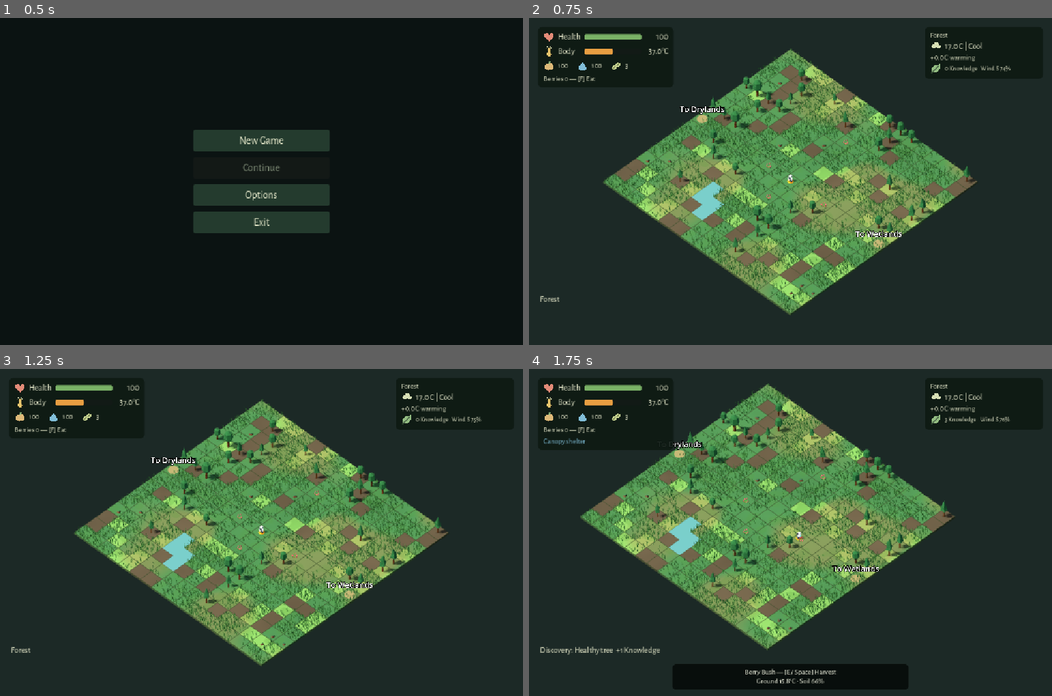
Above: before the commit, frames 1-4 (two rows, left to right).
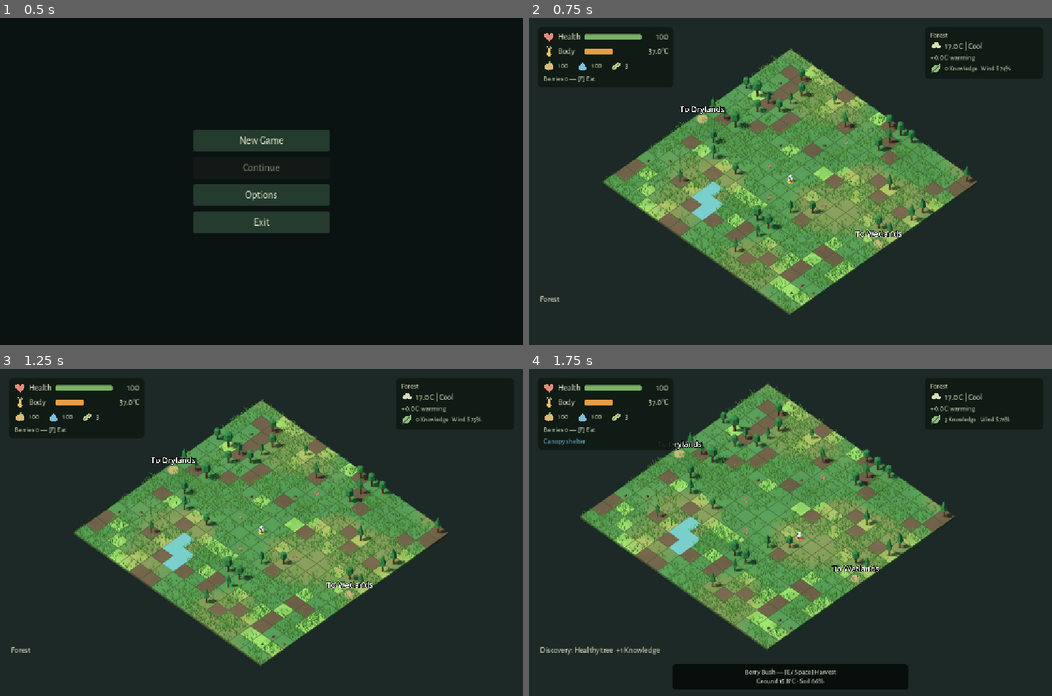
Above: after the commit, the same moments.

Repository: emir-masinovic/gameup-2026-nihilists
Game: Godot game, scene res://features/menus/main_menu.tscn
Same seed, same stepped clock (60 frames per second), same inputs: the game is played once before the commit and once after it.
Inputs (mouse positions are in pixels of both pictures, inside the frame that each line leads up to):
- Up to frame 1 (0.5 s): no input
- Up to frame 2 (0.75 s): click "New Game" at 0.5 s
- Up to frame 3 (1.25 s): no input
- Up to frame 4 (1.75 s): tap Enter (ui_accept) at 1.25, 1.52 s; move the mouse to (905, 516) at 1.27 s; hold D (move_east) from 1.28 s (still down); hold F (eat) from 1.28 s (still down); click (905, 516) at 1.42 s; tap E (interact) at 1.55 s

Frame 1 is identical in both runs. In frame 2, 2.9% of the frame differs, in the area x 14-84%, y 9-90%; in frame 3, 2.9%; in frame 4, 2.9%, in the area x 9-79%, y 4-85%.

Commit message:
style: soften grass blades and add optional wind streaks

Diff:
--- a/features/levels/forest/ecosystem_effects.gd
+++ b/features/levels/forest/ecosystem_effects.gd
@@ -3,6 +3,9 @@
 var rain: MultiMeshInstance3D
 var rain_material: ShaderMaterial
 var fire_material: ShaderMaterial
+var wind_streaks: MultiMeshInstance3D
+var wind_material: ShaderMaterial
+var wind_streaks_enabled = false
 
 func configure(grid: RefCounted, world_seed: int, material: ShaderMaterial):
 	fire_material = material
@@ -44,6 +47,7 @@
 	rain.material_override = rain_material
 	rain.visible = false
 	add_child(rain)
+	_configure_wind(world_seed)
 
 func update_state(grid: RefCounted, weather: String):
 	var count = 0
@@ -58,3 +62,72 @@
 func update_clock(seconds: float):
 	if rain_material != null:
 		rain_material.set_shader_parameter("rain_time", seconds)
+
+
+# Six reusable ribbons, animated entirely on the GPU. No particle nodes.
+func _configure_wind(world_seed: int):
+	wind_streaks_enabled = OS.get_cmdline_user_args().has("--wind-streaks")
+	wind_streaks = MultiMeshInstance3D.new()
+	wind_streaks.name = "WindStreaks"
+	wind_streaks.cast_shadow = GeometryInstance3D.SHADOW_CASTING_SETTING_OFF
+	var mesh = SurfaceTool.new()
+	mesh.begin(Mesh.PRIMITIVE_TRIANGLES)
+	for segment in range(8):
+		var a = float(segment)/8.0
+		var b = float(segment+1)/8.0
+		for vertex in [Vector2(a,-1),Vector2(a,1),Vector2(b,1),Vector2(a,-1),Vector2(b,1),Vector2(b,-1)]:
+			mesh.set_uv(Vector2(vertex.x,(vertex.y+1.0)*0.5))
+			mesh.add_vertex(Vector3((vertex.x-0.5)*3.0,sin(vertex.x*PI)*0.22+vertex.y*0.012,0))
+	wind_streaks.multimesh = MultiMesh.new()
+	wind_streaks.multimesh.transform_format = MultiMesh.TRANSFORM_3D
+	wind_streaks.multimesh.use_custom_data = true
+	wind_streaks.multimesh.mesh = mesh.commit()
+	wind_streaks.multimesh.instance_count = 6
+	var rng = RandomNumberGenerator.new()
+	rng.seed = world_seed ^ 0x51A17
+	for i in range(6):
+		wind_streaks.multimesh.set_instance_transform(i,Transform3D(Basis.IDENTITY,Vector3(rng.randf_range(-12,12),rng.randf_range(1.8,3.0),rng.randf_range(-12,12))))
+		wind_streaks.multimesh.set_instance_custom_data(i,Color(rng.randf(),0,0,1))
+	wind_material = ShaderMaterial.new()
+	var shader = Shader.new()
+	shader.code = """shader_type spatial;
+render_mode unshaded, cull_disabled, depth_draw_never;
+uniform vec2 wind_direction=vec2(0.8,0.6);
+uniform float wind_time=0.0;
+uniform float wind_strength=0.0;
+uniform vec2 player_position=vec2(0.0);
+uniform vec2 shelter_origin=vec2(-16.0);
+uniform vec4 wind_exposure[73];
+varying float visibility;
+void vertex(){
+ float phase=fract(wind_time/7.0+INSTANCE_CUSTOM.r);
+ vec2 travel=wind_direction*(phase-0.5)*10.0;
+ vec2 center=MODEL_MATRIX[3].xz+travel;
+ ivec2 cell=ivec2(floor((center-shelter_origin)/2.0+vec2(0.5)));
+ int index=clamp(cell.y*17+cell.x,0,288);
+ float exposure=wind_exposure[index/4][index%4];
+ float inside=step(0.0,float(cell.x))*step(0.0,float(cell.y))*step(float(cell.x),16.0)*step(float(cell.y),16.0);
+ visibility=pow(sin(phase*3.14159265),2.0)*smoothstep(0.55,0.85,wind_strength)*exposure*inside*smoothstep(1.5,3.0,distance(center,player_position));
+ VERTEX.xz=wind_direction*VERTEX.x+travel;
+}
+void fragment(){
+ ALBEDO=vec3(0.9,0.96,1.0);
+ ALPHA=0.2*visibility*sin(UV.x*3.14159265);
+}
+"""
+	wind_material.shader = shader
+	wind_streaks.material_override = wind_material
+	wind_streaks.custom_aabb = AABB(Vector3(-21,0,-21),Vector3(42,5,42))
+	add_child(wind_streaks)
+
+func update_wind(state: Dictionary, player_position: Vector3):
+	wind_streaks.visible = wind_streaks_enabled and state.strength > 0.55
+	if not wind_streaks_enabled: return
+	wind_material.set_shader_parameter("wind_direction",state.direction)
+	wind_material.set_shader_parameter("wind_strength",state.strength)
+	wind_material.set_shader_parameter("wind_time",state.time)
+	wind_material.set_shader_parameter("player_position",Vector2(player_position.x,player_position.z))
+
+func set_wind_shelter(values: PackedVector4Array, origin: Vector3):
+	wind_material.set_shader_parameter("wind_exposure",values)
+	wind_material.set_shader_parameter("shelter_origin",Vector2(origin.x,origin.z))
--- a/features/levels/forest/forest_level.gd
+++ b/features/levels/forest/forest_level.gd
@@ -378,6 +378,7 @@
 		var exposure = climate.wind_exposure_map(regions.elapsed)
 		var origin = grid.world_position(Vector2i.ZERO)
 		ground_cover.set_shelter(exposure,origin)
+		effects.set_wind_shelter(exposure,origin)
 		preload("res://features/levels/forest/nature/nature_tree.gd").set_shelter(exposure,origin)
 	if forage_visuals != null:
 		forage_visuals.update_state(grid)
@@ -829,3 +830,4 @@
 	if ground_cover != null: ground_cover.set_wind(state)
 	preload("res://features/levels/forest/nature/nature_tree.gd").set_wind(state)
 	if hud != null: hud.set_wind(state)
+	if effects != null: effects.update_wind(state,$GridPlayer.global_position)
--- a/features/levels/forest/nature/ground_cover.gd
+++ b/features/levels/forest/nature/ground_cover.gd
@@ -72,6 +72,7 @@
 	renderer.multimesh.instance_count = indices.size()
 	renderer.material_override = source.material.duplicate()
 	renderer.material_override.set_shader_parameter("instance_health", true)
+	renderer.material_override.set_shader_parameter("blade_grass",not shrubs)
 	renderer.material_override.set_shader_parameter("sway",0.045 if shrubs else 0.24)
 	renderer.material_override.set_shader_parameter("wind_height",0.3 if shrubs else 0.5)
 	renderer.cast_shadow = GeometryInstance3D.SHADOW_CASTING_SETTING_OFF
@@ -223,18 +224,26 @@
 	var mesh = SurfaceTool.new()
 	mesh.begin(Mesh.PRIMITIVE_TRIANGLES)
 	for blade in range(3):
-		var direction = Vector3(cos(blade*2.094),0,sin(blade*2.094))
+		var angle = [0.12,2.2,4.48][blade]
+		var direction = Vector3(cos(angle),0,sin(angle))
 		var side = direction.cross(Vector3.UP)
+		mesh.set_color(Color(direction.x*0.5+0.5,direction.z*0.5+0.5,float(blade)/2.0,1))
+		var bend = [0.24,0.18,0.29][blade]
+		var width = [0.045,0.04,0.05][blade]
 		for segment in range(3):
 			var t0 = float(segment)/3.0
 			var t1 = float(segment+1)/3.0
-			var start = Vector3.UP*t0*0.5+direction*t0*t0*0.13
-			var end = Vector3.UP*t1*0.5+direction*t1*t1*0.13
-			var a = side*(1.0-t0)*0.045
-			var b = side*(1.0-t1)*0.045
-			for point in [start-a,start+a,end+b,start-a,end+b,end-b]:
-				mesh.set_normal(direction)
-				mesh.add_vertex(point)
+			var vertices = [Vector2(t0,-1),Vector2(t0,1),Vector2(t1,1)]
+			if segment < 2: vertices.append_array([Vector2(t0,-1),Vector2(t1,1),Vector2(t1,-1)])
+			for vertex in vertices:
+				var t: float = vertex.x
+				var center = Vector3.UP*t*0.5+direction*(0.03*t+bend*t*t)
+				var tangent = (Vector3.UP*0.5+direction*(0.03+2.0*bend*t)).normalized()
+				var face = side.cross(tangent).normalized()
+				# Rounded cross-blade normals with an upward sky-light bias.
+				mesh.set_normal((face*0.45+Vector3.UP*0.7+side*vertex.y*0.35).normalized())
+				mesh.set_uv(Vector2((vertex.y+1.0)*0.5,t))
+				mesh.add_vertex(center+side*vertex.y*pow(1.0-t,0.9)*width)
 	return mesh.commit()
 
 func set_wind(state: Dictionary):
--- a/features/levels/forest/nature/shader_foliage.gdshader
+++ b/features/levels/forest/nature/shader_foliage.gdshader
@@ -5,6 +5,8 @@
 uniform float canopy_density = 1.0;
 varying vec3 leaf_position;
 uniform bool instance_health = false;
+uniform bool blade_grass = false;
+varying float blade_height;
 varying float vitality;
 uniform float sway = 0.025;
 uniform float wind_height = 1.6;
@@ -15,18 +17,23 @@
 uniform vec4 wind_exposure[73];
 uniform vec2 shelter_origin = vec2(-16.0);
 void vertex() {
+    blade_height = UV.y;
     vitality = INSTANCE_CUSTOM.r;
     leaf_position = VERTEX;
     vec3 world = MODEL_MATRIX[3].xyz;
     float height = clamp(VERTEX.y / wind_height, 0.0, 1.0);
     float vigor = instance_health ? (0.3 + vitality * 0.7) : 1.0;
+    if (blade_grass) {
+        float lean = fract(INSTANCE_CUSTOM.g*13.17+COLOR.b*0.371)-0.5;
+        VERTEX.xz += (COLOR.rg*2.0-1.0)*lean*0.06*height*height;
+    }
     if (instance_health) { VERTEX.y *= 0.4 + vitality * 0.6; }
     // A shared travelling field, with only a small seeded local phase offset.
     float phase = instance_health ? INSTANCE_CUSTOM.g * 0.45 : 0.0;
     float along_wind = dot(world.xz, wind_direction);
     float wave = sin(wind_time * 1.65 - along_wind * 0.44 + phase);
     float gust = 0.75 + 0.25 * sin(wind_time * 0.43 - along_wind * 0.1);
-    vec3 direction = vec3(wind_direction.x, 0.0, wind_direction.y);
+    vec3 direction = vec3(wind_direction.x,0.0,wind_direction.y);
     vec3 local_direction = vec3(dot(normalize(MODEL_MATRIX[0].xyz), direction), 0.0,
                                 dot(normalize(MODEL_MATRIX[2].xyz), direction));
     ivec2 cell = ivec2(floor((world.xz-shelter_origin)/2.0+vec2(0.5)));
@@ -37,11 +44,19 @@
 void fragment() {
     if (bare) { discard; }
     // Stable model-space clusters: thinning never crawls with wind or camera.
-    float cluster = fract(sin(dot(floor(leaf_position * 7.0), vec3(12.9898,78.233,37.719))) * 43758.5453);
-    if (!instance_health && cluster > canopy_density) { discard; }
+    if (!instance_health) {
+        float cluster = fract(sin(dot(floor(leaf_position * 7.0), vec3(12.9898,78.233,37.719))) * 43758.5453);
+        if (cluster > canopy_density) { discard; }
+    }
     vec3 plant_color = mix(vec3(0.46, 0.25, 0.08), vec3(0.67, 0.58, 0.17), smoothstep(0.05, 0.5, vitality));
     plant_color = mix(plant_color, leaf_color.rgb, smoothstep(0.45, 0.9, vitality));
     ALBEDO = instance_health ? plant_color : leaf_color.rgb;
+    if (blade_grass) {
+        if (!FRONT_FACING) { NORMAL = -NORMAL; }
+        // Real vitality approximates dense-cover root occlusion; tips stay soft.
+        float root_shade = mix(0.9,0.62,vitality);
+        ALBEDO *= mix(vec3(root_shade),vec3(1.06,1.1,0.96),smoothstep(0.0,1.0,blade_height));
+    }
     ROUGHNESS = 1.0;
     METALLIC = 0.0;
 }
--- a/tests/world_presentation_test.gd
+++ b/tests/world_presentation_test.gd
@@ -60,7 +60,7 @@
 	ground_data.merge(saved_ground)
 	cover.update_state(world.grid)
 	var grass_batch = cover.batches[0]
-	check(grass_batch.renderer.multimesh.mesh.get_faces().size() == 54, "Grass uses three rooted segmented blades, eighteen triangles per tuft")
+	check(grass_batch.renderer.multimesh.mesh.get_faces().size() == 45, "Grass uses three rooted segmented blades, fifteen non-degenerate triangles per tuft")
 	check(grass_batch.renderer.multimesh.mesh.get_aabb().position.y == 0.0, "Grass roots sit exactly on the ground")
 	check(grass_batch.renderer.material_override.get_shader_parameter("wind_height") == 0.5, "Wind bend height matches blade geometry")
 	var slot = grass_batch.indices.find(test_cell.y*17+test_cell.x)
@@ -137,6 +137,22 @@
 		world.grid.cells[i].merge(original[i].duplicate(true))
 	world._refresh_visuals()
 	check(grass_batch.renderer.material_override.get_shader_parameter("shelter_enabled") and grass_batch.renderer.material_override.get_shader_parameter("wind_exposure").size() == 73,"Shared GPU wind consumes one cached exposure value per cell")
+	var arrays = grass_batch.renderer.multimesh.mesh.surface_get_arrays(0)
+	var blade_vertices: PackedVector3Array = arrays[Mesh.ARRAY_VERTEX]
+	var blade_uv: PackedVector2Array = arrays[Mesh.ARRAY_TEX_UV]
+	var blade_normals: PackedVector3Array = arrays[Mesh.ARRAY_NORMAL]
+	var root_count = 0
+	for i in range(blade_vertices.size()):
+		if blade_uv[i].y == 0.0:
+			root_count += 1
+			check(blade_vertices[i].y == 0.0,"Resting blade roots remain grounded")
+		check(blade_normals[i].y > 0.0,"Rounded blade normals retain sky-facing softness")
+	check(root_count > 0 and grass_batch.renderer.material_override.get_shader_parameter("blade_grass"),"Grass-only curvature/lighting metadata is present")
+	check(world.effects.wind_streaks.multimesh.instance_count == 6,"Wind ribbons remain capped at six instances")
+	world.effects.wind_streaks_enabled = false
+	world._update_wind(0.0)
+	check(not world.effects.wind_streaks.visible,"Optional wind ribbons disable independently of grass wind")
+	world.effects.wind_streaks_enabled = true
 	var distinct_offsets = {}
 	var per_cell = {}
 	for j in range(grass_batch.indices.size()):
Not shown, changed: docs/ARCHITECTURE.md
